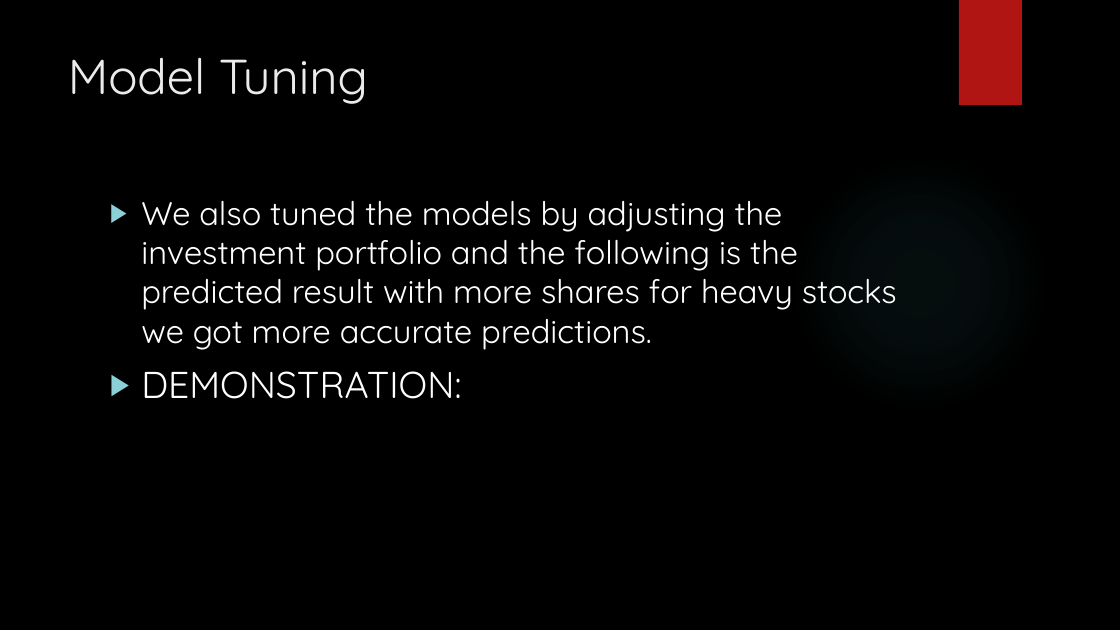
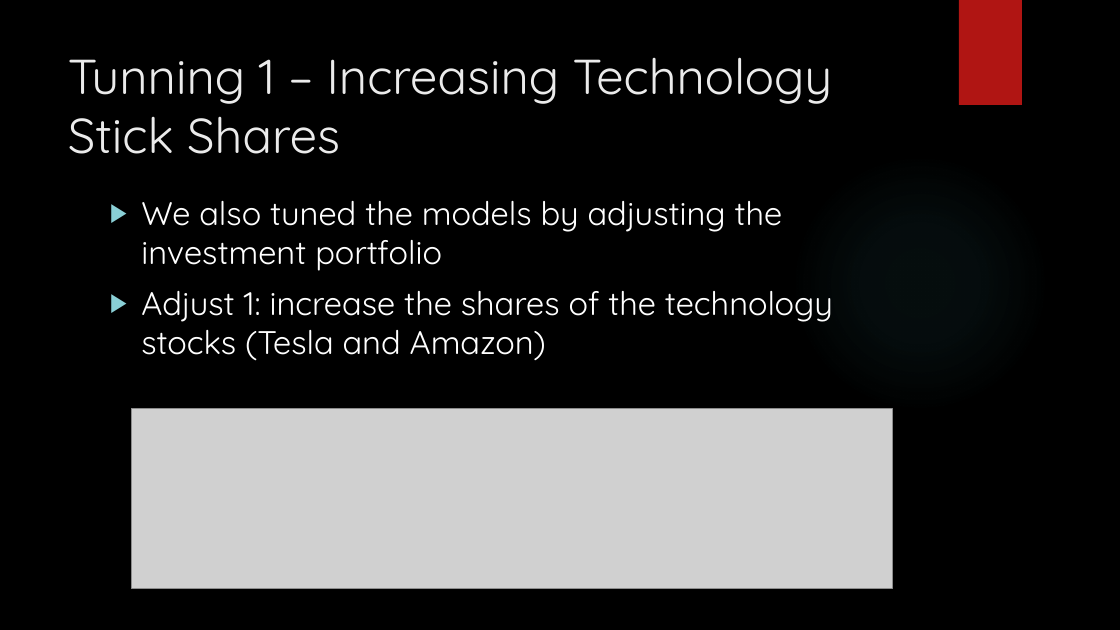
Before and after one commit to Damien-Nguyen/Analysis-of-Optimal-Investment-Portfolio, a slide deck: slide 7 of Stock Price Predictions & Analysis.pptx. Drawn at 1120x630 pixels with LibreOffice and Linux fonts; fonts in the diff are those of the drawing; grey boxes stand for pictures; background and template pictures are left out. Boxes give left, top, right and bottom in pixels: in the first picture for what was removed or moved away, otherwise in the second. Text is boxed around its words. In the diff, an @@ line names an element or a change of style, - is before the commit and + after.

```diff
--- a/Stock Price Predictions & Analysis.pptx
+++ b/Stock Price Predictions & Analysis.pptx
@@ title at (x1=68, y1=57, x2=833, y2=154): text changed @@
-Model Tuning
+Tunning 1 – Increasing Technology Stick Shares
@@ text at (x1=141, y1=201, x2=833, y2=361): text changed @@
-▶ We also tuned the models by adjusting the investment portfolio and the following is the predicted result with more shares for heavy stocks we got more accurate predictions.
-▶ DEMONSTRATION:
+▶ We also tuned the models by adjusting the investment portfolio
+▶ Adjust 1: increase the shares of the technology stocks (Tesla and Amazon)
@@ picture added at (x1=131, y1=409, x2=892, y2=589) @@
```
Also in this commit, not shown: 5 slides added.
